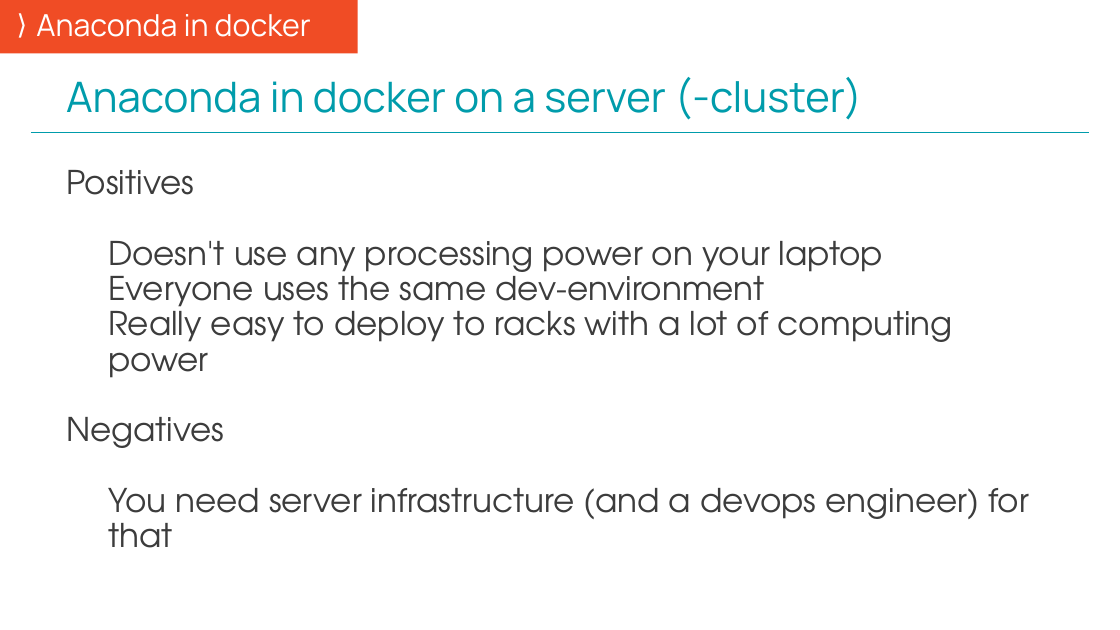
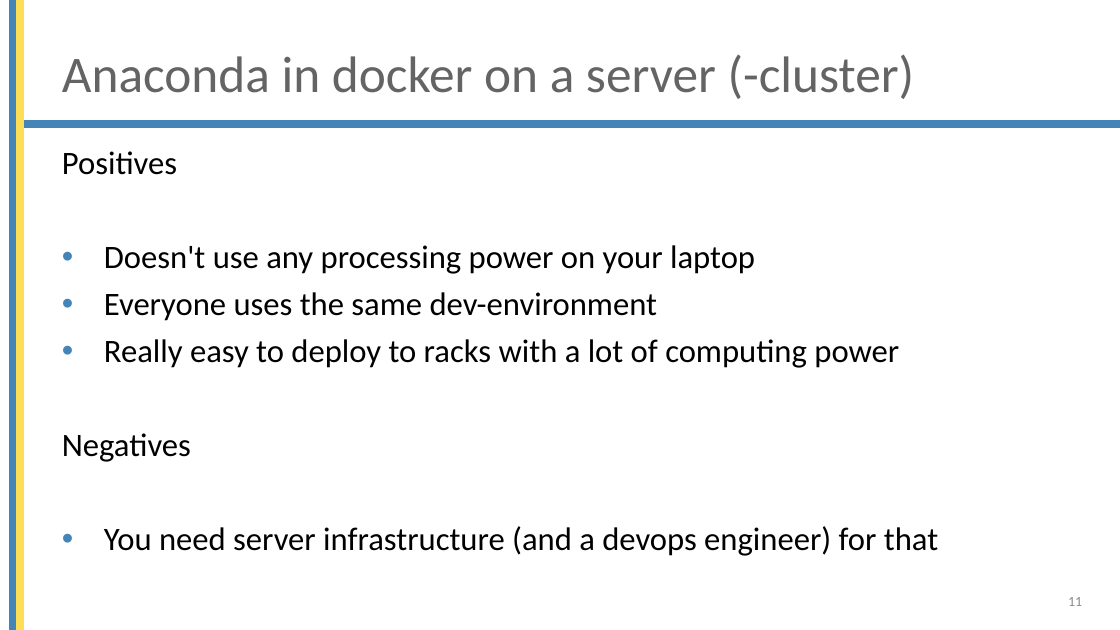
Before and after one commit to mjochen/Cello_AI, a slide deck: slide 11 of ppts/2 - Working environment overview.pptx. Drawn at 1120x630 pixels with LibreOffice and Linux fonts; fonts in the diff are those of the drawing; background and template pictures are left out. Boxes give left, top, right and bottom in pixels: in the first picture for what was removed or moved away, otherwise in the second. Text is boxed around its words. In the diff, an @@ line names an element or a change of style, - is before the commit and + after.

```diff
--- a/ppts/2 - Working environment overview.pptx
+++ b/ppts/2 - Working environment overview.pptx
@@ text removed at <box>0,0,358,54</box> @@
-⟩ Anaconda in docker
@@ rectangle added at <box>10,0,17,630</box>, fill #4584B6, outline #4584B6 1 pt @@
@@ rectangle added at <box>17,0,24,630</box>, fill #FFDE57, outline #FFDE57 1 pt @@
@@ title "Anaconda in docker on a ...": place and size @@
-title "Anaconda in docker on a ..." at <box>66,77,863,120</box>
+title "Anaconda in docker on a ..." at <box>62,54,915,99</box>
@@ title "Anaconda in docker on a ..." at <box>62,54,915,99</box>: size 36 to 44 pt, font Manrope to Calibri, text colour #009CAB to #646464; vertical alignment bottom to middle @@
@@ rectangle added at <box>16,121,1120,127</box>, fill #4584B6, outline #4584B6 1 pt @@
@@ line removed from (31, 132) to (1090, 132) @@
@@ text "Positives": place and size @@
-text "Positives" at <box>66,170,1029,548</box>
+text "Positives" at <box>62,151,938,556</box>
@@ text "Positives" at <box>62,151,938,556</box>: font TeX Gyre Adventor to Calibri, text colour #3C3C3C to #000000; more space between paragraphs; bullet colour #F04C25 to #4584B6 @@
@@ page number added at <box>1068,597,1082,606</box>, 12 pt, text #8C8C8C @@
+11
```
Also in this commit, not shown: 27 other slides changed, 5 other files.
